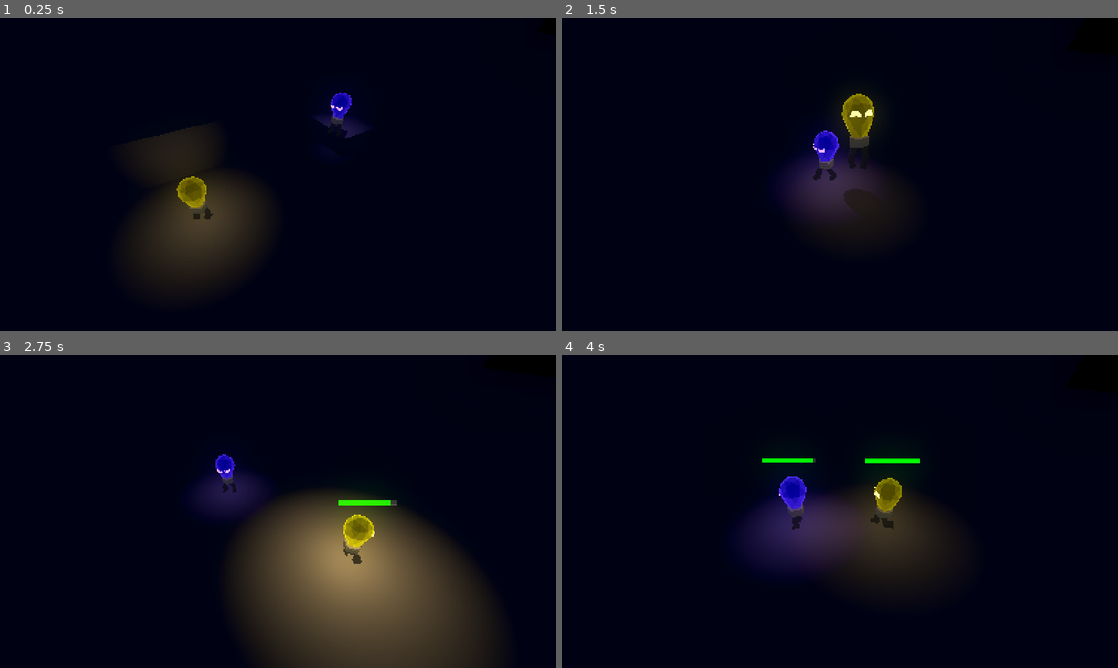
Above: before the commit, frames 1-4 (two rows, left to right).
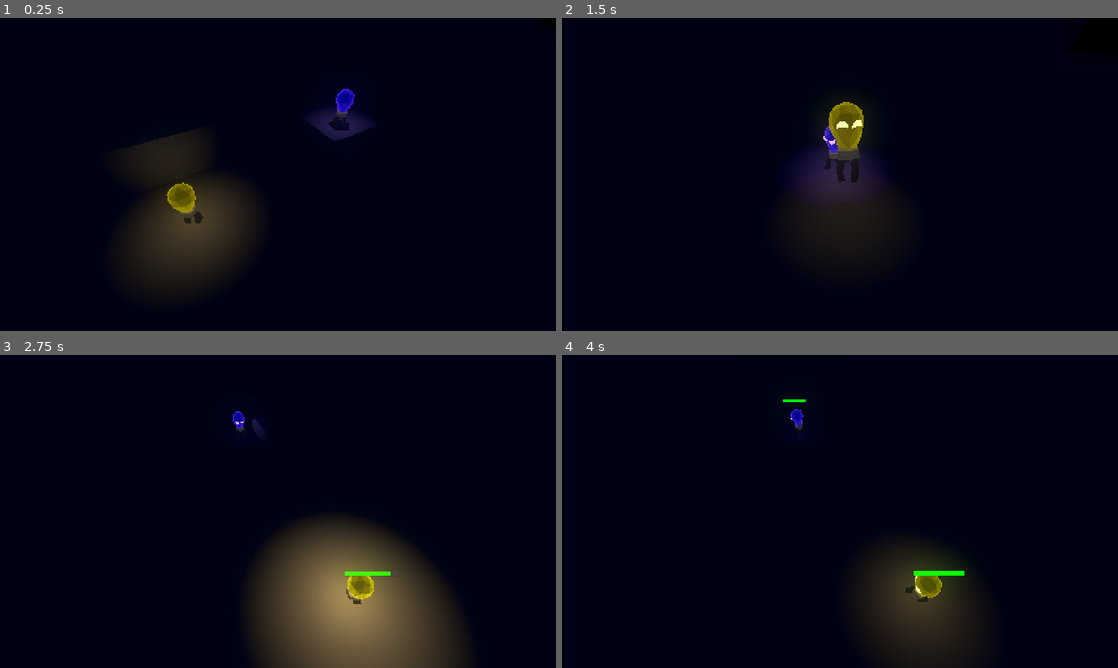
Above: after the commit, the same moments.

Repository: LowPolyFreak/EllieDeesAdventure
Game: Godot game, scene res://Scenes/main.tscn
Two runs of this game, one before a commit and one after it. Both use one fixed random seed, a clock stepped at 60 frames per second and the inputs below.
Inputs:
- Up to frame 1 (0.25 s): no input
- Up to frame 2 (1.5 s): hold D (right_p1) 0.53-1.28 s; hold Home (ui_home) 0.53-1.28 s; tap Space (jump_p1) at 0.77 s; hold S (down_p1) from 1.28 s (still down); tap Down (down_p2) at 1.35 s
- Up to frame 3 (2.75 s): tap Space (jump_p1) at 1.52 s; tap Home (ui_home) at 1.55 s; release S (down_p1) at 2.03 s; hold D (right_p1) from 2.03 s (still down); hold Home (ui_home) from 2.03 s (still down); tap Shift (glow_p1) at 2.1 s
- Up to frame 4 (4 s): release D (right_p1) at 2.78 s; release Home (ui_home) at 2.78 s; hold W (up_p1) 2.78-3.53 s; tap Keypad 0 (glow_p2) at 2.85 s; tap Space (jump_p1) at 3.02, 3.77 s; tap Home (ui_home) at 3.05 s; hold A (left_p1) from 3.53 s (still down); hold Home (ui_home) from 3.53 s (still down); tap Left (left_p2) at 3.6 s

The runs differ from the first frame. In frame 1, 1.2% of the frame differs, in the area x 25-66%, y 22-66%; in frame 2, 1.8%; in frame 3, 16%, in the area x 35-89%, y 17-100%; in frame 4, 12%.

Commit message:
Worked on follow mechanic some more

Diff:
--- a/Scenes/dee.tscn
+++ b/Scenes/dee.tscn
@@ -23,12 +23,7 @@
 bones/4/rotation = Quaternion(0.00868977, -0.0920219, 0.991305, -0.0936498)
 bones/5/rotation = Quaternion(0.279318, 0.00421691, -0.130551, 0.951273)
 bones/6/rotation = Quaternion(-0.785381, 0.114085, 0.0713671, 0.604208)
-bones/7/position = Vector3(-0.187498, 0.245262, -0.282433)
-bones/8/position = Vector3(-0.170884, 0.0506439, 0.0332276)
 bones/8/rotation = Quaternion(0.0959203, 0.695135, 0.700571, -0.129567)
-bones/9/position = Vector3(0.187498, 0.245262, -0.282433)
-bones/9/rotation = Quaternion(0.0665028, -0.703973, 0.703973, -0.0665028)
-bones/10/position = Vector3(0.170884, 0.0506439, 0.0332276)
 bones/10/rotation = Quaternion(-0.0959203, 0.695135, 0.700571, 0.129567)
 
 [node name="BoneAttachment3D" parent="EllieModel/Armature/Skeleton3D" index="0"]
--- a/Scenes/ellie.tscn
+++ b/Scenes/ellie.tscn
@@ -154,7 +154,6 @@
 bones/8/rotation = Quaternion(0.09592, 0.695135, 0.700571, -0.129567)
 bones/8/scale = Vector3(1, 1, 1)
 bones/9/position = Vector3(0.187498, 0.245262, -0.282433)
-bones/9/rotation = Quaternion(0.0665028, -0.703973, 0.703973, -0.0665028)
 bones/10/position = Vector3(0.170884, 0.0506439, 0.0332276)
 bones/10/rotation = Quaternion(-0.09592, 0.695135, 0.700571, 0.129567)
 bones/10/scale = Vector3(1, 1, 1)
--- a/Scripts/player.gd
+++ b/Scripts/player.gd
@@ -57,7 +57,7 @@
 		$FollowBehind.connect("update_follow_position", update_follow_pos)
 		$FollowBehind.target_character = get_tree().get_first_node_in_group("Player_1")
 		$FollowBehind.update_active(true)
-		is_following = true
+		#is_following = true
 	else:
 		add_to_group("Player_1")
 
@@ -101,13 +101,14 @@
 	var player_leash = Vector3(
 		clampf(global_position.x, float(camera_follow.global_position.x - leash_lenght), (camera_follow.global_position.x + leash_lenght)),
 		global_position.y,
-		clampf(global_position.z, float(camera_follow.global_position.z - ((leash_lenght / 2) + 0)), (camera_follow.global_position.z + ((leash_lenght / 2) + 0)))
+		clampf(global_position.z, float(camera_follow.global_position.z - (leash_lenght / 2)), (camera_follow.global_position.z + (leash_lenght / 2)))
 	)
 
+	if direction:
+		global_position = player_leash
+
 	if is_following:
-		if direction:
-			global_position = player_leash
-		else:
+		if !direction:
 			if !player_1 and global_position.distance_to(follow_position) > 0.5 :
 				bulb.look_at(Vector3(follow_position.x, global_position.y, follow_position.z))
 				var move_vec = -bulb.basis.z * SPEED
@@ -158,6 +159,9 @@
 			battery_charge_timer.start()
 			battery_drain_timer.stop()
 
+	if event.is_action_pressed("ui_home"):
+		is_following = true
+
 func _on_battery_drain_timer_timeout() -> void:
 	battery -= 0.025
 	if battery <= 0:
